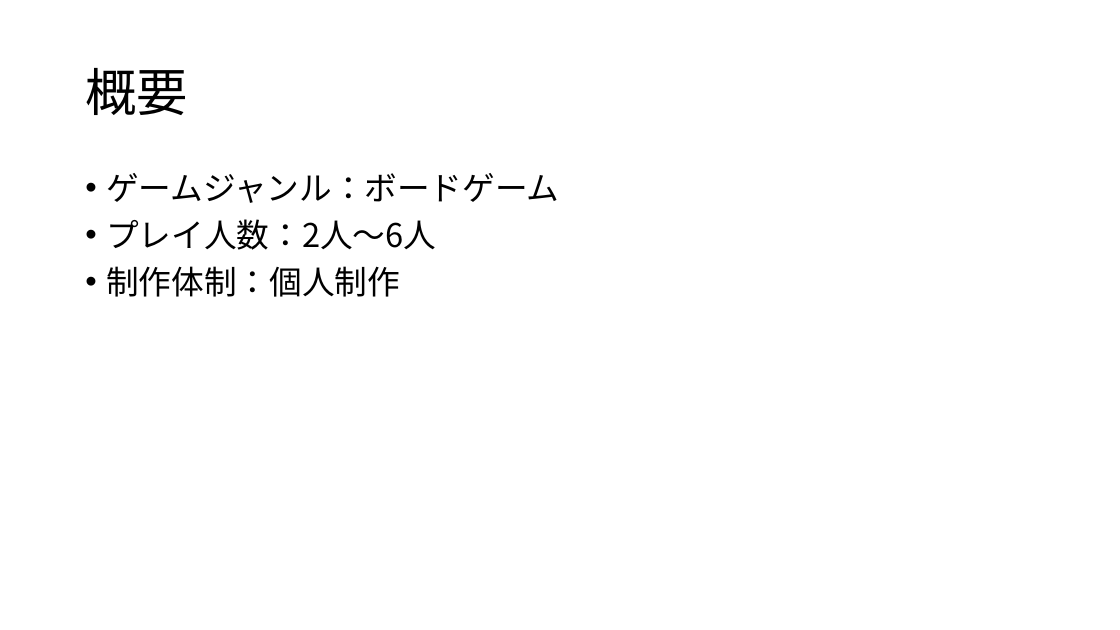
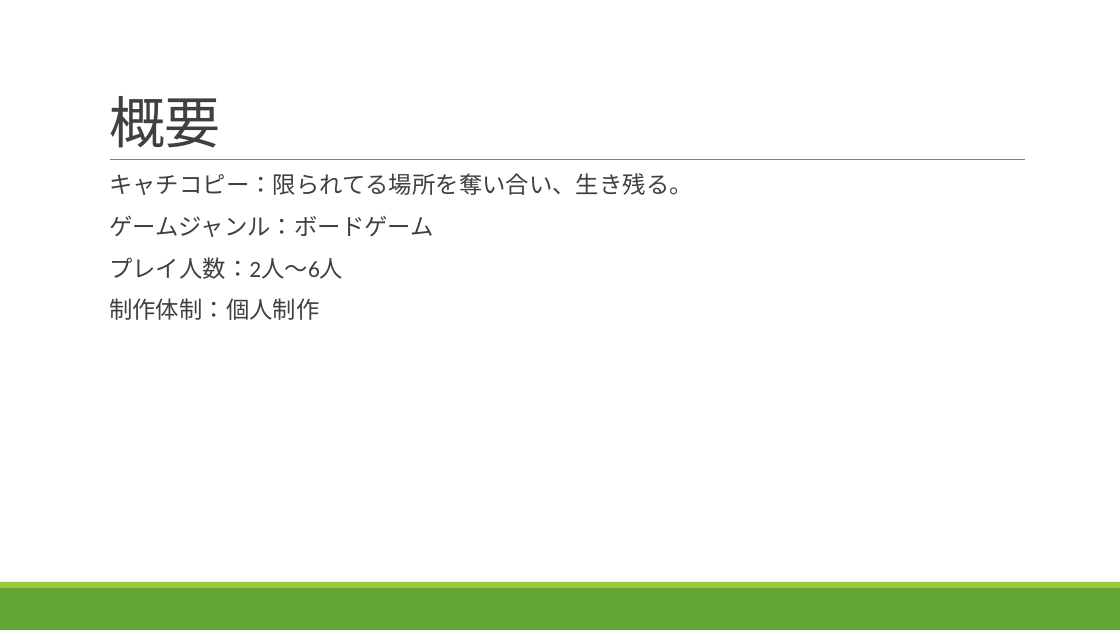
Before and after one commit to HikigayaHomaru/MyPortfolio, a slide deck: slide 2 of ヘクサチェス.pptx. Drawn at 1120x630 pixels with LibreOffice and Linux fonts; fonts in the diff are those of the drawing. Boxes give left, top, right and bottom in pixels: in the first picture for what was removed or moved away, otherwise in the second. Text is boxed around its words. In the diff, an @@ line names an element or a change of style, - is before the commit and + after.

```diff
--- a/ヘクサチェス.pptx
+++ b/ヘクサチェス.pptx
@@ title "概要": place and size @@
-title "概要" at [85,68,188,115]
+title "概要" at [109,96,220,148]
@@ title "概要" at [109,96,220,148]: size 44 to 48 pt, font Noto Sans CJK JP to Calibri, text colour #000000 to #404040, letter spacing 0 to -0.5 pt; line spacing 0.9 to 0.85; vertical alignment middle to bottom @@
@@ text at [109,173,693,195]: paragraph added @@
+  キャチコピー：限られてる場所を奪い合い、生き残る。
@@ line added from (110, 160) to (1026, 160), #808080 0.5 pt @@
@@ text at [109,216,434,320]: size 28 to 20 pt, font Noto Sans CJK JP to Calibri, text colour #000000 to #404040 in "ゲームジャンル：ボードゲーム", "プレイ人数：2人～6人", "制作体制：個人制作"; bullet • to  ; more space between paragraphs @@
@@ rectangle added at [0,588,1120,630], fill #63A537 @@
@@ rectangle added at [0,582,1120,588], fill #99CB38 @@
```
Also in this commit, not shown: 4 other slides changed, 1 slide added, 6 other files.
